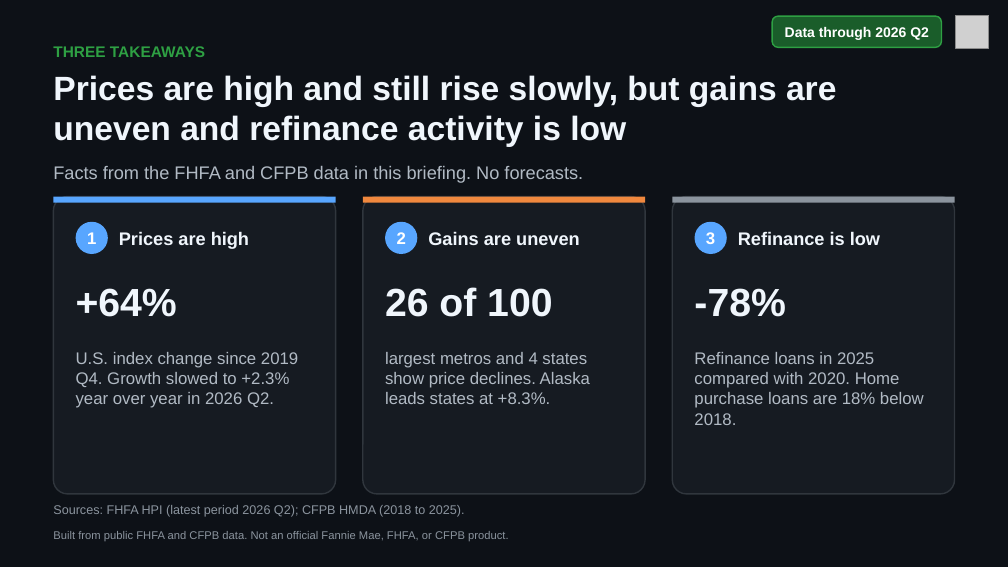
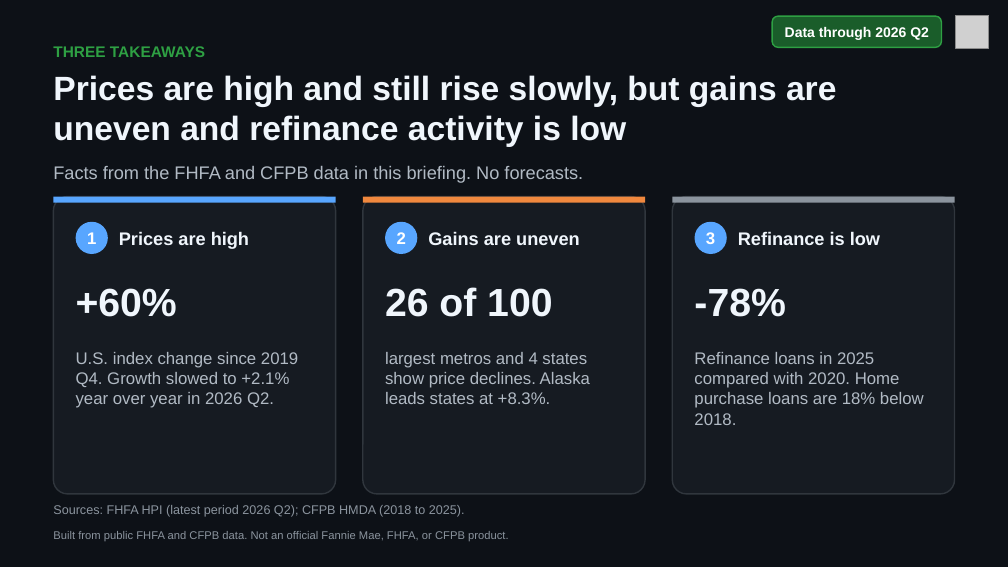
Before and after one commit to DanWahlin/housing-market-demo, a slide deck: slide 7 of briefings/housing-market-briefing.pptx. Drawn at 1008x567 pixels with LibreOffice and Linux fonts; fonts in the diff are those of the drawing; grey boxes stand for pictures. Boxes give left, top, right and bottom in pixels: in the first picture for what was removed or moved away, otherwise in the second. Text is boxed around its words. In the diff, an @@ line names an element or a change of style, - is before the commit and + after.

Commit message:
Use FHFA's quarterly U.S. index and the seasonally adjusted index for changes since 2019 Q4

```diff
--- a/briefings/housing-market-briefing.pptx
+++ b/briefings/housing-market-briefing.pptx
@@ text at [76, 288, 177, 317]: text changed @@
-+64%
++60%
@@ text at [76, 352, 298, 408]: text changed @@
-U.S. index change since 2019 Q4. Growth slowed to +2.3% year over year in 2026 Q2.
+U.S. index change since 2019 Q4. Growth slowed to +2.1% year over year in 2026 Q2.
```
Also in this commit, not shown: 5 other slides changed, 22 other files.
